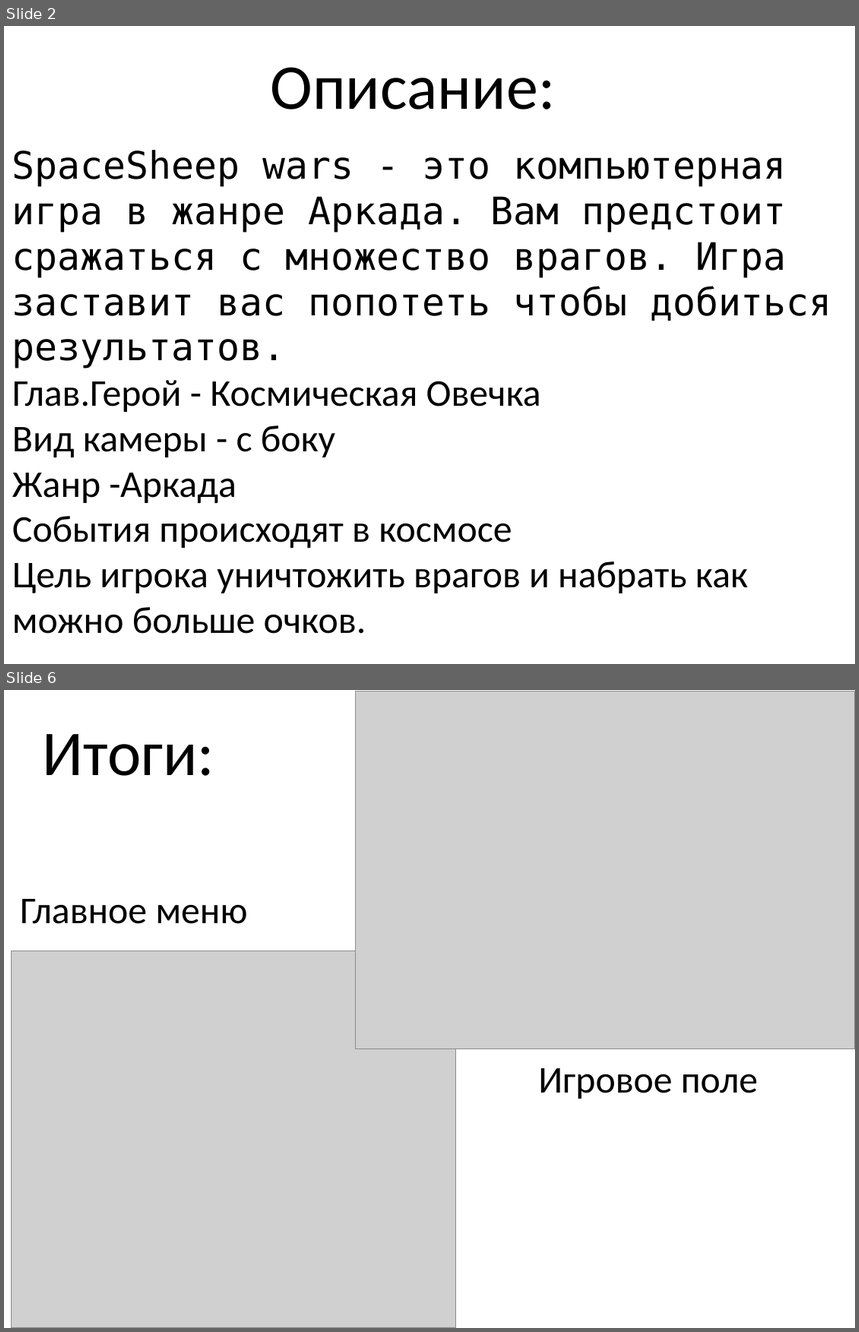
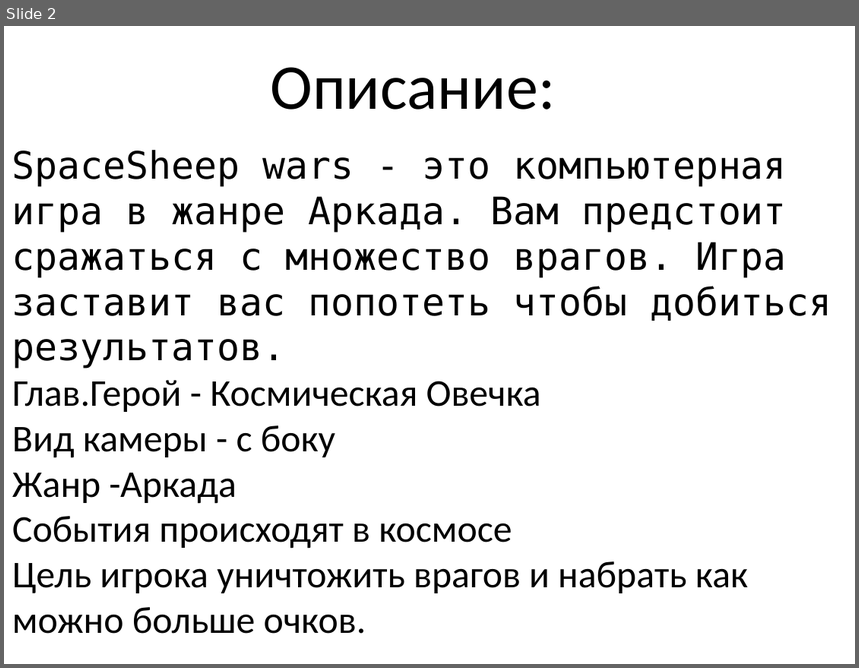
Before and after one commit to megamaxik/SpaceSheep-war, a slide deck: SpaceSheep-war.pptx. Shown one above the other, each under a label of ours: slides 2 and 6 before the commit, slide 2 after it; the slides between them are not shown. The pictures are 859x1332 and 859x668 pixels, drawn with LibreOffice and Linux fonts; fonts in the diff are those of the drawing; grey boxes stand for pictures. Boxes give left, top, right and bottom in pixels: in the first picture for what was removed or moved away, otherwise in the second. Text is boxed around its words. In the diff, an @@ line names an element or a change of style, - is before the commit and + after.

```diff
--- a/SpaceSheep-war.pptx
+++ b/SpaceSheep-war.pptx
@@ slide 6 removed at <box>4,690,855,1328</box>, background #FFFFFF @@
@@ picture removed at <box>356,692,855,1050</box> @@
@@ text removed at <box>43,734,215,776</box> @@
-Итоги:
@@ text removed at <box>20,899,248,924</box> @@
-Главное меню
@@ picture removed at <box>12,951,457,1328</box> @@
@@ text removed at <box>538,1068,758,1099</box> @@
-Игровое поле
```
Also in this commit, not shown: 3 slides changed, 1 slide added, 6 other files.
